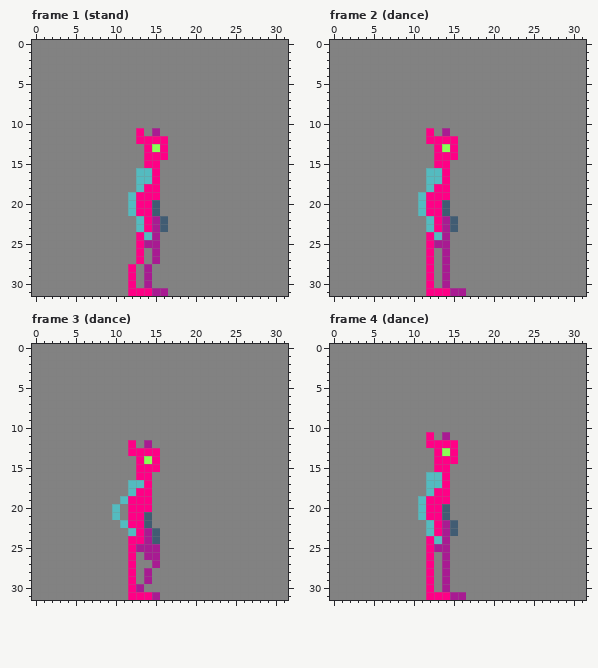
Pixel-art file -- Assets/Art/MrFish.aseprite. Above, as it was before the edit.
32x32 pixels, 76 frames. Shown: frame 1 (stand), frame 2 (dance), frame 3 (dance), frame 4 (dance). The commit also changed other frames, which this record leaves out.
The same view after the edit:
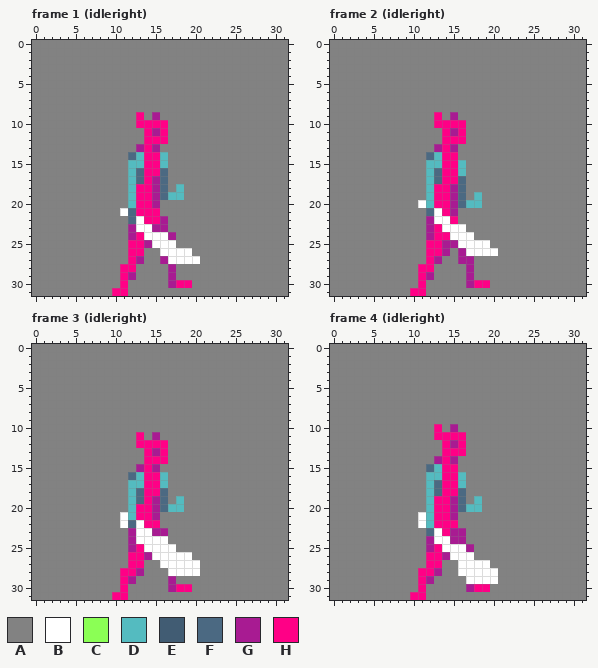
Palette (. is transparent): A #828282  B #ffffff  C #8bff55  D #54bbc0  E #415c73  F #4b6982  G #a81b92  H #ff0086
The commit says: reworks idle and walk animations
The exact change:
Changed rows in their new state; - is an unchanged pixel.
Frame 1 (idleright):
first column x 10:
 9 ---H-G-----
10 ---HHHH----
11 ---AH-H----
12 ---A-------
13 ---G-GA----
14 --FD--D----
15 --DD--D----
16 --DFH-F----
17 --DFHGF----
18 --DH-GF-D--
19 -----GFDD--
20 -----G-----
21 -BF--H-----
22 --FB-HG----
23 --GBB-G----
24 --G-BBBG---
25 --H--BBB---
26 --H--ABBBB-
27 --HG-AGBBBB
28 -H--A--G---
29 -HG-A--G---
30 -HA-A--GHH-
31 HHAAAAA----
Frame 2 (idleright):
first column x 10:
 9 ---H-G-----
10 ---HHHH----
11 --A-HGH----
12 --AA--H----
13 ---GHG-----
14 --FD-------
15 --DD-HD----
16 ---F-HD----
17 ---F-HF----
18 -----GF----
19 -AD--GF-D--
20 -BD-HGFDD--
21 -AFBHG-----
22 --GBBH-----
23 --G-BBB----
24 --GHHBBB---
25 ---H-GBBBB-
26 ---H--GBBBB
27 ---GA-GG---
28 -H--A--G---
29 -HG-A--G---
30 -HA-A--GHH-
31 HHAAAAA----
Frame 3 (idleright):
first column x 10:
11 ---H-G-----
12 --AHHHH----
13 --AA-GH----
14 ---AH-H----
15 ---G-G-----
16 --FD-HD----
17 -----HD----
18 ---F-HF----
19 -ADF-GF-D--
20 A-D--GFDD--
21 ABD-HG-----
22 -BFBHH-----
23 --GBBGG----
24 --GBBBB----
25 --GHBBBB---
26 ---H-BBBBB-
27 ---H-ABBBBB
28 -H-GA--BBBB
29 -HG-A--G---
30 -HAA---GHH-
31 HHAAAA-----
Frame 4 (idleright):
first column x 10:
10 ---H-G-----
11 --AHHHH----
12 --AA-GH----
13 ---AH-H----
14 ---G-G-----
15 --FD-H-----
16 -----HD----
17 ---F-HD----
18 ---F-HF----
19 -AD--GF-D--
20 -AD-HGFDD--
21 -BD-HG-----
22 -B--HH-----
23 --FBHGG----
24 --GBBGG----
25 --GHBBBG---
26 ---H-BBB---
27 ---HA-BBBB-
28 -H-GA-BBBBB
29 -HG-A--BBBB
30 -HA-A--GHH-
31 HHAAAAA----
